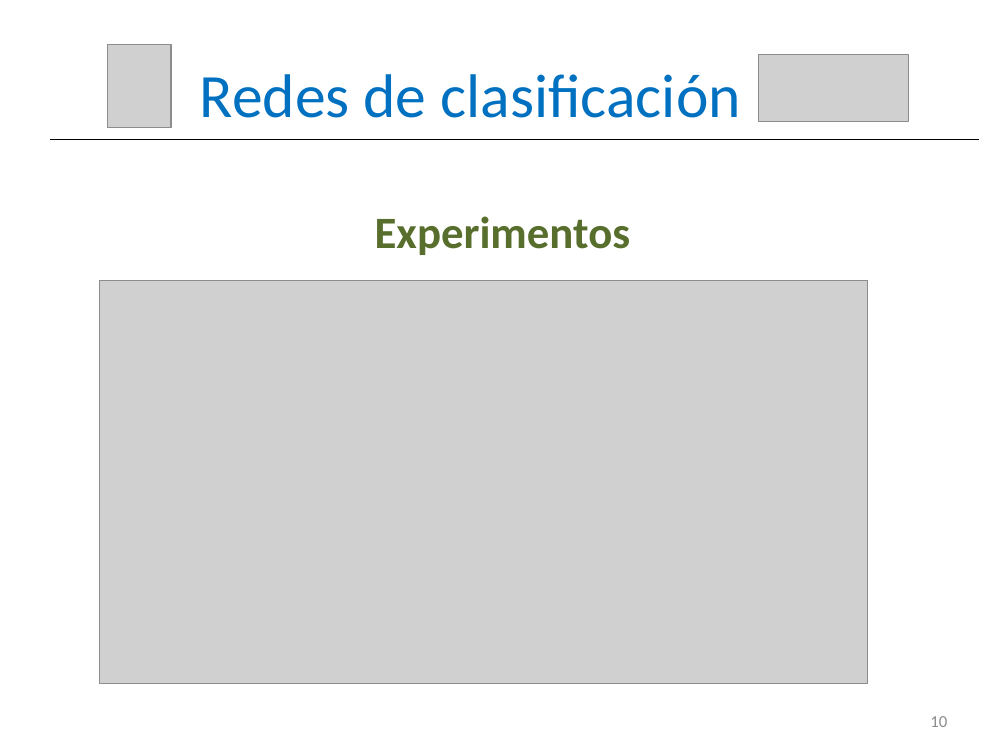
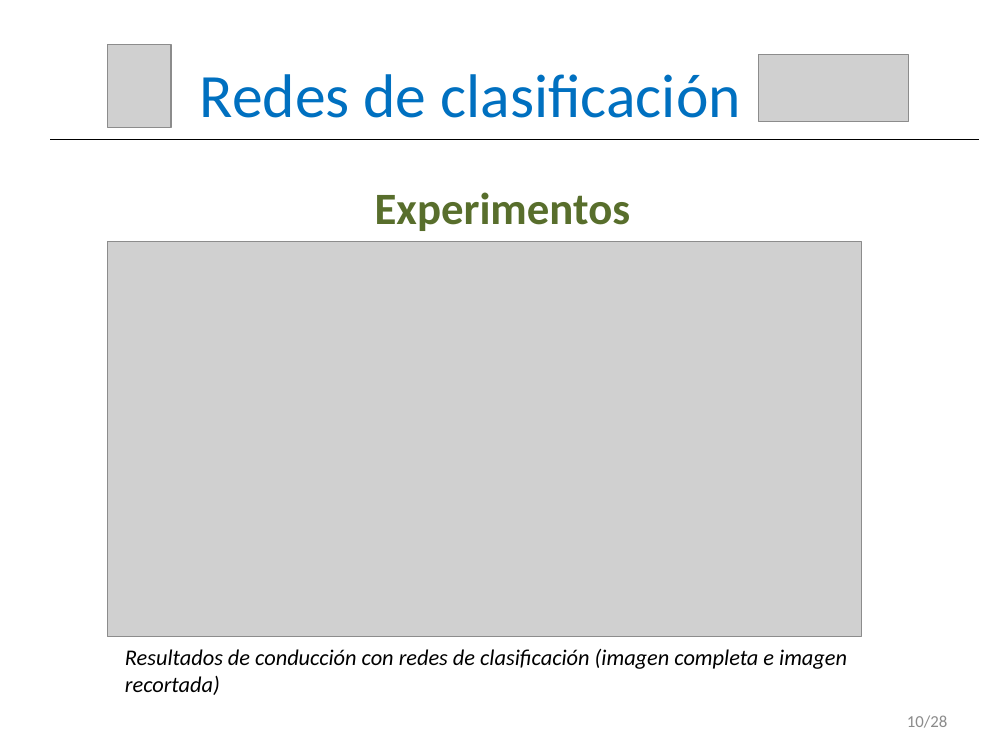
Before and after one commit to RoboticsLabURJC/2017-tfm-vanessa-fernandez, a slide deck: slide 11 of Memoria/Presentación.pptx. Drawn at 1008x756 pixels with LibreOffice and Linux fonts; fonts in the diff are those of the drawing; grey boxes stand for pictures. Boxes give left, top, right and bottom in pixels: in the first picture for what was removed or moved away, otherwise in the second. Text is boxed around its words. In the diff, an @@ line names an element or a change of style, - is before the commit and + after.

```diff
--- a/Memoria/Presentación.pptx
+++ b/Memoria/Presentación.pptx
@@ text "Experimentos": place and size @@
-text "Experimentos" at (375,216,631,255)
+text "Experimentos" at (375,192,631,231)
@@ picture: place and size @@
-picture at (99,280,868,683)
+picture at (107,241,861,636)
@@ text added at (125,649,847,695), 16 pt, text #000000, italic @@
+Resultados de conducción con redes de clasificación (imagen completa e imagen
+recortada)
@@ text at (907,715,947,728): text changed @@
-10
+10/28
```
Also in this commit, not shown: 28 other slides changed.
